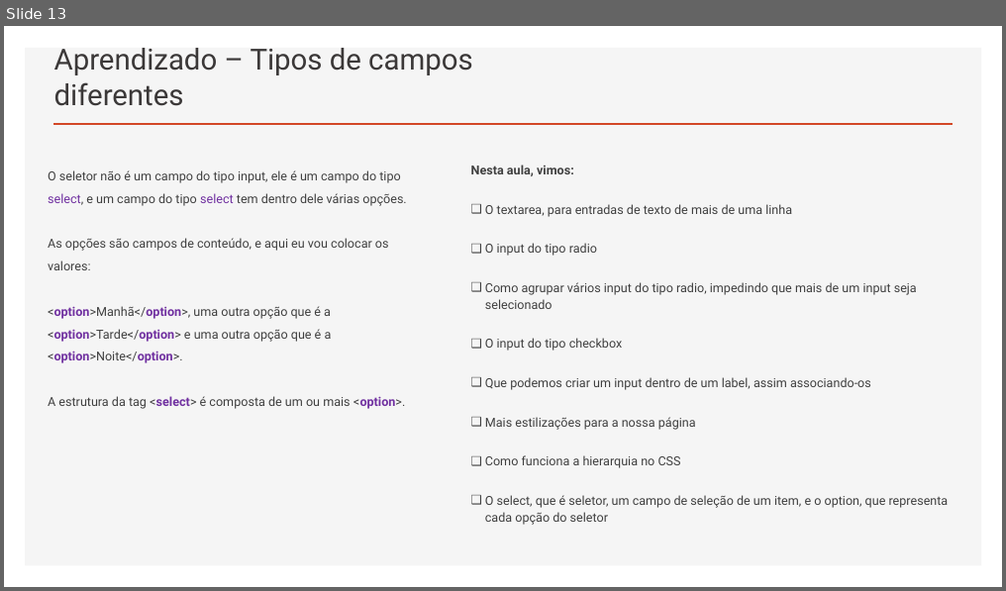
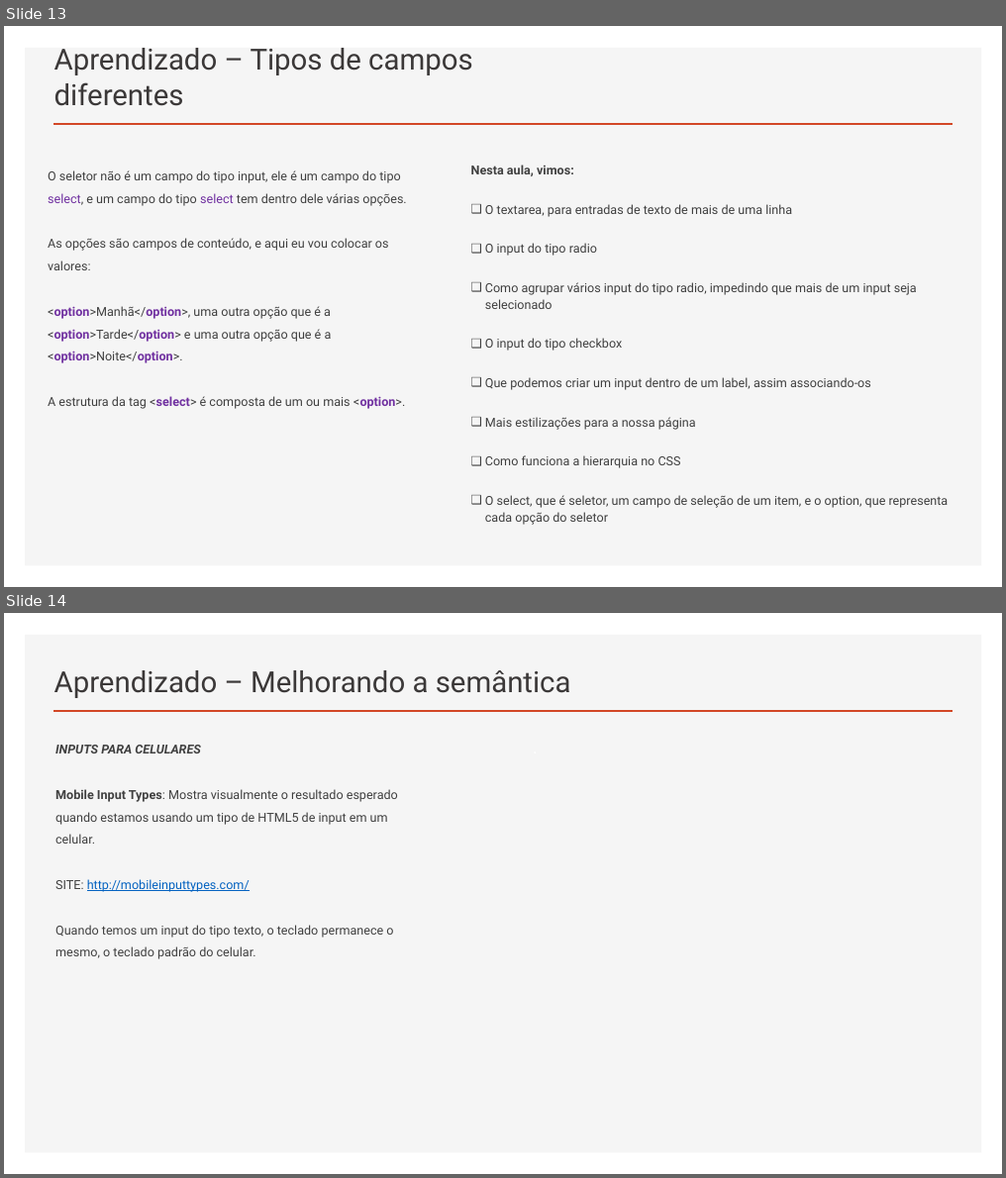
Before and after one commit to RaizaCirne/app-flex, a slide deck: Trilhas/[Iniciante em Programação T5 - ONE]/Material/05.HTML5_e_CSS3-parte_3.pptx. Shown one above the other, each under a label of ours: slide 13 before the commit, slides 13 and 14 after it. The pictures are 1006x591 and 1006x1178 pixels, drawn with LibreOffice and Linux fonts; fonts in the diff are those of the drawing. Boxes give left, top, right and bottom in pixels: in the first picture for what was removed or moved away, otherwise in the second. Text is boxed around its words. In the diff, an @@ line names an element or a change of style, - is before the commit and + after.

Commit message:
docs: finalizar ppt HTML5_e_CSS3-parte_3

```diff
--- a/Trilhas/[Iniciante em Programação T5 - ONE]/Material/05.HTML5_e_CSS3-parte_3.pptx
+++ b/Trilhas/[Iniciante em Programação T5 - ONE]/Material/05.HTML5_e_CSS3-parte_3.pptx
@@ slide 14 added at (4,613,1002,1174), background #FFFFFF; not listed: 2 template elements that a slide beside it also shows @@
@@ title added at (54,670,571,698), 28 pt, text #3B3838 @@
+Aprendizado – Melhorando a semântica
@@ text added at (526,731,887,1146), 12 pt, text #FFFFFF, bold @@
+.
@@ text added at (55,745,398,959), 12 pt, text #404040 @@
+INPUTS PARA CELULARES
+Mobile Input Types: Mostra visualmente o resultado esperado quando estamos usando um tipo de HTML5 de input em um celular.
+SITE: http://mobileinputtypes.com/
+Quando temos um input do tipo texto, o teclado permanece o mesmo, o teclado padrão do celular.
```
Also in this commit, not shown: 7 other slides added.
